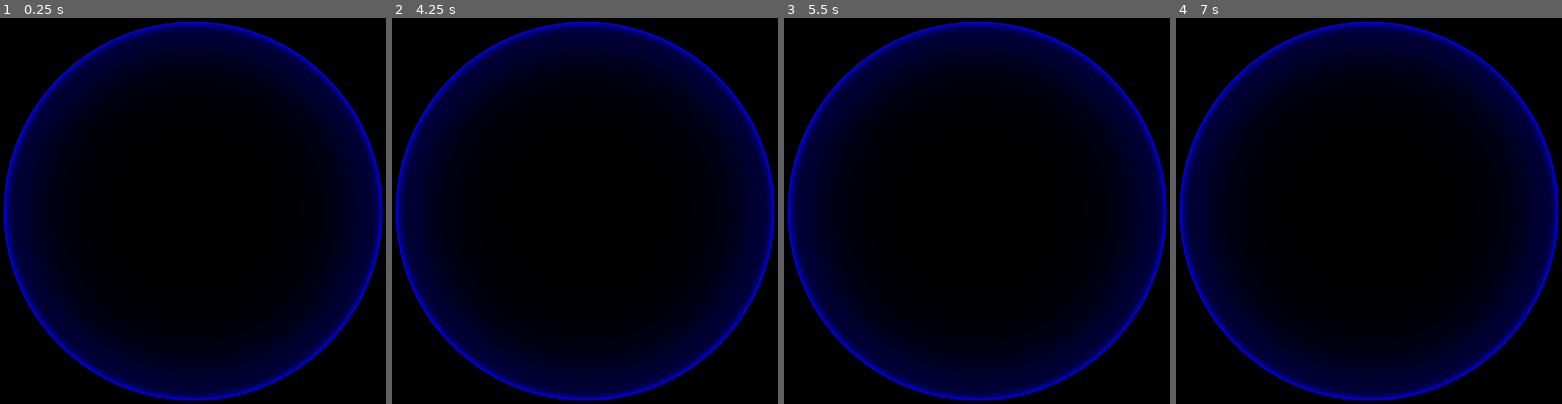
Above: before the commit, frames 1-4 (left to right).
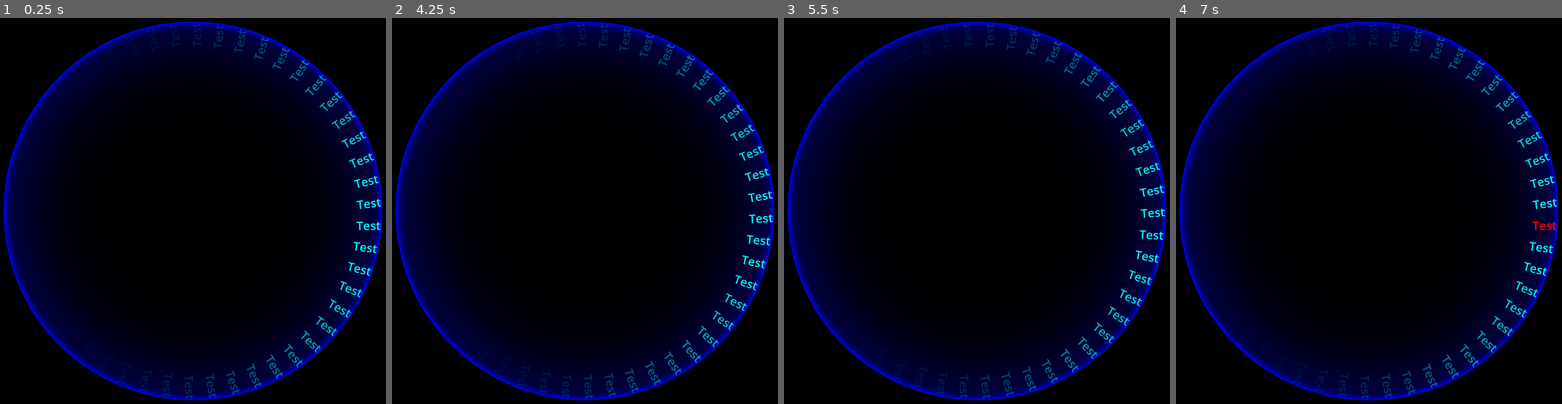
Above: after the commit, the same moments.

Repository: Heros-Tempus/Spinning-Wheel
Game: Godot game, scene res://root.tscn
Two runs of this game, one before a commit and one after it. Both use one fixed random seed, a clock stepped at 60 frames per second and the inputs below.
Inputs (mouse positions are in pixels of both pictures, inside the frame that each line leads up to):
- Up to frame 1 (0.25 s): no input
- Up to frame 2 (4.25 s): tap Enter at 0.5, 2, 3.5 s; move the mouse to (681, 187) at 0.52 s; hold D 0.53-1.28 s; tap B at 0.6 s; click (681, 187) at 0.67 s; tap Space at 0.77, 1.07, 1.25, 1.52, 1.82, 2.75, 3.02, 3.32, 3.77, 4.07 s; tap C at 0.8, 1.35 s; move the mouse to (496, 234) at 1.27 s; hold S 1.28-2.03 s; click (496, 234) at 1.42 s; tap E at 1.55, 2.1 s; move the mouse to (627, 114) at 2.02 s; hold D 2.03-2.78 s; click (627, 114) at 2.17 s; tap F at 2.3, 2.85 s; move the mouse to (561, 299) at 2.77 s; hold W 2.78-3.53 s; click (561, 299) at 2.92 s; tap G at 3.05, 3.6 s; move the mouse to (716, 276) at 3.52 s; hold A from 3.53 s (still down); click (716, 276) at 3.67 s; tap H at 3.8 s; tap F1 (spin, bound only after the commit) at 4.15 s
- Up to frame 3 (5.5 s): move the mouse to (845, 145) at 4.27 s; tap H at 4.35 s; click (845, 145) at 4.42 s; tap Space at 4.52, 4.82 s; tap I at 4.55, 5.1 s; move the mouse to (1000, 211) at 5.02 s; release A at 5.03 s; hold S from 5.03 s (still down); click (1000, 211) at 5.17 s; tap J at 5.3 s
- Up to frame 4 (7 s): move the mouse to (1303, 102) at 5.77 s; release S at 5.78 s; hold D 5.78-6.53 s; tap J at 5.85 s; click (1303, 102) at 5.92 s; tap Space at 6.02, 6.32, 6.77 s; tap K at 6.05, 6.6 s; move the mouse to (1465, 187) at 6.52 s; hold W from 6.53 s (still down); click (1465, 187) at 6.67 s; tap L at 6.8 s

The runs differ from the first frame. In frame 1, 1.6% of the frame differs, in the area x 42-99%, y 1-99%; in frame 2, 1.6%; in frame 3, 1.6%, in the area x 39-99%, y 1-99%; in frame 4, 1.6%.

Commit message:
Added hotkeys

Diff:
--- a/main.gd
+++ b/main.gd
@@ -35,19 +35,39 @@
 var mouse_position = Vector2i(0,0)
 
 var window_size =  Vector2i(1152,1152)
+
+var spin_triggers = []
+var program_exit = ""
+
+var keyboard = { "a":KEY_A, "b":KEY_B, "c":KEY_C, "d":KEY_D, "e":KEY_E, "f":KEY_F, "g":KEY_G, "h":KEY_H,
+"i":KEY_I, "j":KEY_J, "k":KEY_K, "l":KEY_L, "m":KEY_M, "n":KEY_N, "o":KEY_O, "p":KEY_P, "q":KEY_Q,
+"r":KEY_R, "s":KEY_S, "t":KEY_T, "u":KEY_U, "v":KEY_V, "w":KEY_W, "x":KEY_X, "y":KEY_Y, "z":KEY_Z,
+"space":KEY_SPACE, "backtick":KEY_QUOTELEFT, "comma":KEY_COMMA, "period":KEY_PERIOD, "slash":KEY_SLASH,
+"f1":KEY_F1, "f2":KEY_F2, "f3":KEY_F3, "f4":KEY_F4, "f5":KEY_F5, "f6":KEY_F6, "f7":KEY_F7, "f8":KEY_F8,
+"f9":KEY_F9, "f10":KEY_F10, "f11":KEY_F11, "f12":KEY_F12, "f13":KEY_F13, "f14":KEY_F14, "f15":KEY_F15, "f16":KEY_F16,
+"f17":KEY_F17, "f18":KEY_F18, "f19":KEY_F19, "f20":KEY_F20, "f21":KEY_F21, "f22":KEY_F22, "f23":KEY_F23, "f24":KEY_F24,
+"1":KEY_1, "2":KEY_2, "3":KEY_3, "4":KEY_4, "5":KEY_5, "6":KEY_6, "7":KEY_7, "8":KEY_8, "9":KEY_9, "0":KEY_0,
+"kp1":KEY_KP_1, "kp2":KEY_KP_2, "kp3":KEY_KP_3, "kp4":KEY_KP_4, "kp5":KEY_KP_5,
+"kp6":KEY_KP_6, "kp7":KEY_KP_7, "kp8":KEY_KP_8, "kp9":KEY_KP_9, "kp0":KEY_KP_0, }
 
 # Called when the node enters the scene tree for the first time.
 func _ready():
 	get_tree().get_root().set_transparent_background(true)
 	randomize()
+	if InputMap.action_get_events("quit").size()==0:
+		var quit_input = InputEventMouseButton.new()
+		quit_input.button_index = MOUSE_BUTTON_RIGHT
+		InputMap.action_add_event("quit",quit_input)
+	if InputMap.action_get_events("spin").size()==0:
+		var spin_input = InputEventMouseButton.new()
+		spin_input.button_index = MOUSE_BUTTON_LEFT
+		InputMap.action_add_event("spin",spin_input)
 	set_wheel_png()
 	color_wheel()
 	fill_wheel()
 	DisplayServer.window_set_size(window_size)
-	print(window_size)
 	if output_side == "left":
 		$BoxContainer/VBoxContainer/circle.rotation_degrees = 90
-
 
 func fill_wheel():
 	#duplicate 100 randomly selected nodes from text
@@ -99,6 +119,10 @@
 				output_color = to_color3(x[1])
 			"window_size":
 				window_size = to_Vector2i(x[1])
+			"spin_triggers":
+				set_spin_input(x[1])
+			"program_exit":
+				set_quit_input(x[1])
 	f.close()
 	pass
 
@@ -160,16 +184,31 @@
 	const e = exp(1)
 	return pow(a*e, -pow(x-b,2)/pow(2*c,2))
 
+func _input(event):
+	if event is InputEventMouseButton:
+		if event.double_click:
+			if event.is_action_pressed("spin"):
+				rot = not rot
+				reset()
+			if event.is_action_pressed("quit"):
+				get_tree().quit()
+	else:
+		if event.is_action_pressed("spin"):
+			rot = not rot
+			reset()
+		if event.is_action_pressed("quit"):
+			get_tree().quit()
+
 func _on_box_container_gui_input(event):
 	if event is InputEventMouseButton:
 		if event.button_index == MOUSE_BUTTON_LEFT and event.double_click:
-			rot = not rot
-			reset()
+			#rot = not rot
+			#reset()
+			pass
 		elif event.button_index == MOUSE_BUTTON_LEFT and event.pressed:
 			#set starting position
 			window_position = DisplayServer.window_get_position()
 			mouse_position = event.global_position
-
 		elif event.button_index == MOUSE_BUTTON_LEFT and event.is_released:
 			#calculate end position
 			#set end position
@@ -177,7 +216,8 @@
 			DisplayServer.window_set_position(Vector2i(window_position) - Vector2i(delta))
 			pass
 		elif event.button_index == MOUSE_BUTTON_MASK_RIGHT and event.double_click:
-			get_tree().quit()
+			#get_tree().quit()
+			pass
 
 func reset():
 	speed = 100
@@ -249,3 +289,61 @@
 func to_Vector2i(x):
 	var v = x.split(",")
 	return Vector2i(int(v[0]), int(v[1]))
+
+func set_spin_input(x):
+	for i in x.split(","):
+		if i == "double_right_click":
+			var spin_input = InputEventMouseButton.new()
+			spin_input.button_index = MOUSE_BUTTON_RIGHT
+			InputMap.action_add_event("spin",spin_input)
+		elif i == "double_left_click":
+			var spin_input = InputEventMouseButton.new()
+			spin_input.button_index = MOUSE_BUTTON_LEFT
+			InputMap.action_add_event("spin",spin_input)
+		elif i == "double_middle_click":
+			var spin_input = InputEventMouseButton.new()
+			spin_input.button_index = MOUSE_BUTTON_MIDDLE
+			InputMap.action_add_event("spin",spin_input)
+		else:
+			var spin_input = InputEventKey.new()
+			var inp = i.split("-")
+			if inp.size() == 1:
+				spin_input.keycode = keyboard[i]
+			else:
+				spin_input.keycode = keyboard[inp[0]]
+			if inp.has("shift"):
+				spin_input.shift_pressed = true
+			if inp.has("alt"):
+				spin_input.alt_pressed = true
+			if inp.has("ctrl"):
+				spin_input.ctrl_pressed = true
+			InputMap.action_add_event("spin",spin_input)
+
+func set_quit_input(x):
+	for i in x.split(","):
+		if i == "double_right_click":
+			var quit_input = InputEventMouseButton.new()
+			quit_input.button_index = MOUSE_BUTTON_RIGHT
+			InputMap.action_add_event("quit",quit_input)
+		elif i == "double_left_click":
+			var quit_input = InputEventMouseButton.new()
+			quit_input.button_index = MOUSE_BUTTON_LEFT
+			InputMap.action_add_event("quit",quit_input)
+		elif i == "double_middle_click":
+			var quit_input = InputEventMouseButton.new()
+			quit_input.button_index = MOUSE_BUTTON_MIDDLE
+			InputMap.action_add_event("quit",quit_input)
+		else:
+			var quit_input = InputEventKey.new()
+			var inp = i.split("-")
+			if inp.size() == 1:
+				quit_input.keycode = keyboard[i]
+			else:
+				quit_input.keycode = keyboard[inp[0]]
+			if inp.has("shift"):
+				quit_input.shift_pressed = true
+			if inp.has("alt"):
+				quit_input.alt_pressed = true
+			if inp.has("ctrl"):
+				quit_input.ctrl_pressed = true
+			InputMap.action_add_event("quit",quit_input)
--- a/project.godot
+++ b/project.godot
@@ -26,6 +26,17 @@
 
 enabled=PackedStringArray("res://addons/myplugin/plugin.cfg")
 
+[input]
+
+spin={
+"deadzone": 0.5,
+"events": []
+}
+quit={
+"deadzone": 0.5,
+"events": []
+}
+
 [rendering]
 
 renderer/rendering_method="gl_compatibility"
Not shown, removed: export/item-list.txt
Not shown, changed: export/settings.txt
Not shown, added: export/wheel.png.import
Not shown, changed: item-list.txt
Not shown: 2 places in root.tscn that only renumber resources
Not shown, changed: settings.txt
Not shown, changed: export.zip
Not shown, changed: export/text wheel.pck
